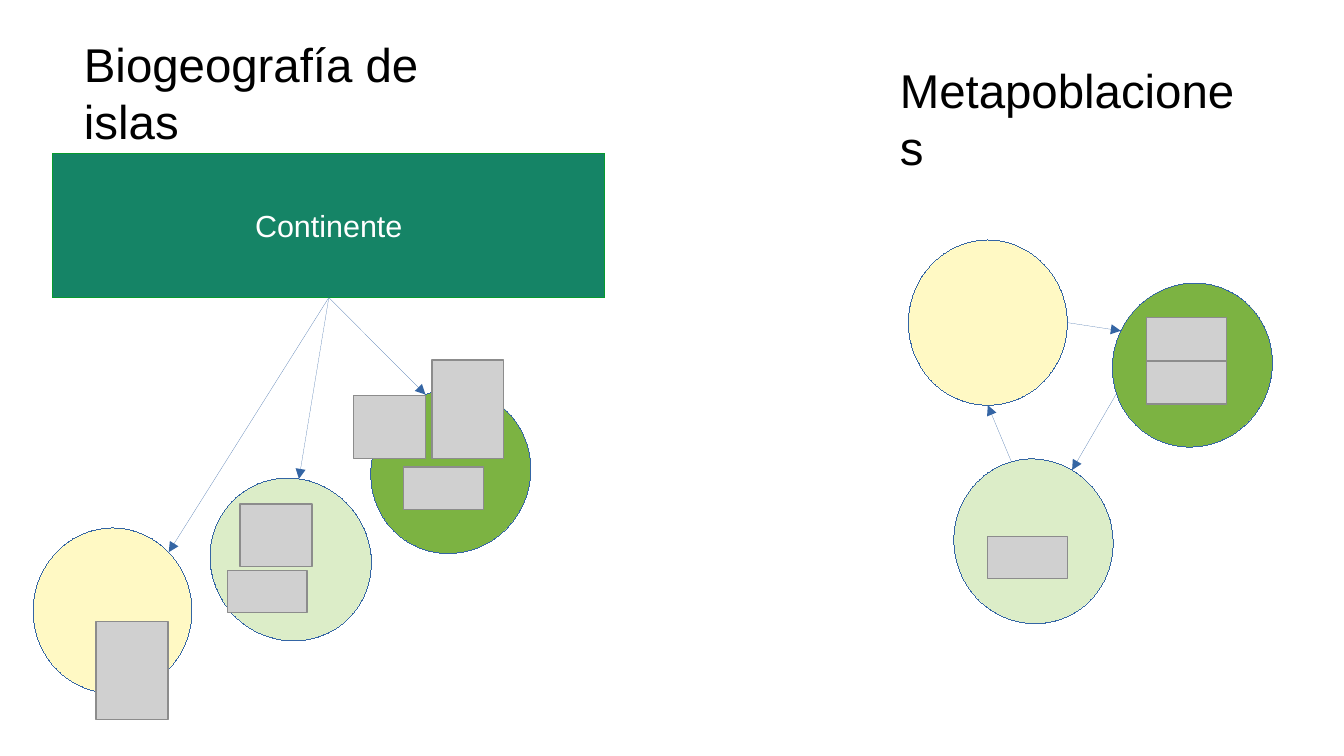
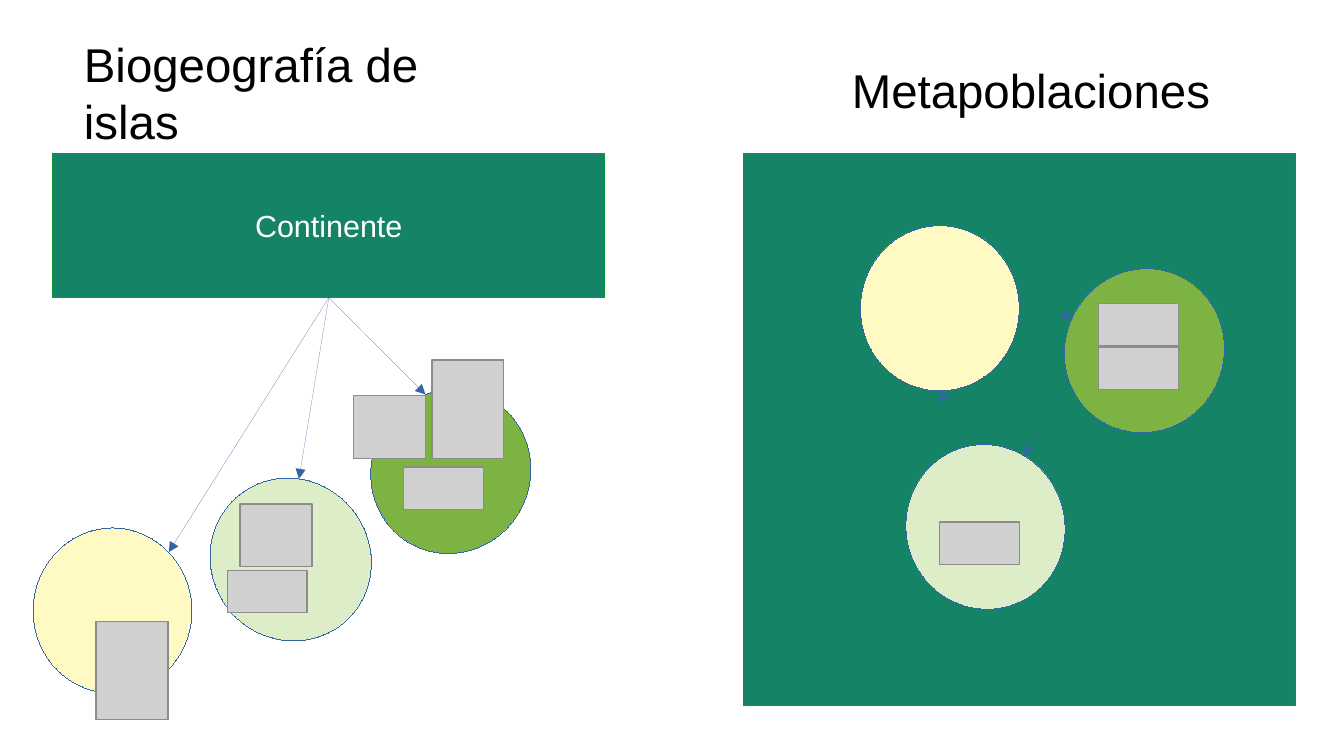
Before and after one commit to gerardommc/Ecologia-Teorica, a slide deck: slide 25 of Metapoblaciones.odp. Drawn at 1344x756 pixels with LibreOffice and Linux fonts; fonts in the diff are those of the drawing; grey boxes stand for pictures. Boxes give left, top, right and bottom in pixels: in the first picture for what was removed or moved away, otherwise in the second. Text is boxed around its words. In the diff, an @@ line names an element or a change of style, - is before the commit and + after.

Commit message:
Metapoblaciones

```diff
--- a/Metapoblaciones.odp
+++ b/Metapoblaciones.odp
@@ text "Metapoblaciones" rewrapped from <box>888,55,1248,173</box> to <box>852,73,1210,118</box> @@
@@ rectangle added at <box>744,154,1296,706</box>, fill #158466, outline #069A2E 0 pt @@
@@ ellipse: place and size @@
-ellipse at <box>1085,257,1300,475</box>
+ellipse at <box>1038,242,1253,460</box>
@@ arrow moved from (1067, 323) - (1121, 331) to (1020, 309) - (1073, 317) @@
@@ 3 pictures, 2 ellipses, 2 arrows: place and size @@
-3 pictures, 2 ellipses, 2 arrows at <box>909,240,1227,643</box>
+3 pictures, 2 ellipses, 2 arrows at <box>861,226,1178,628</box>
```
Also in this commit, not shown: 7 other slides changed, 3 other files.
